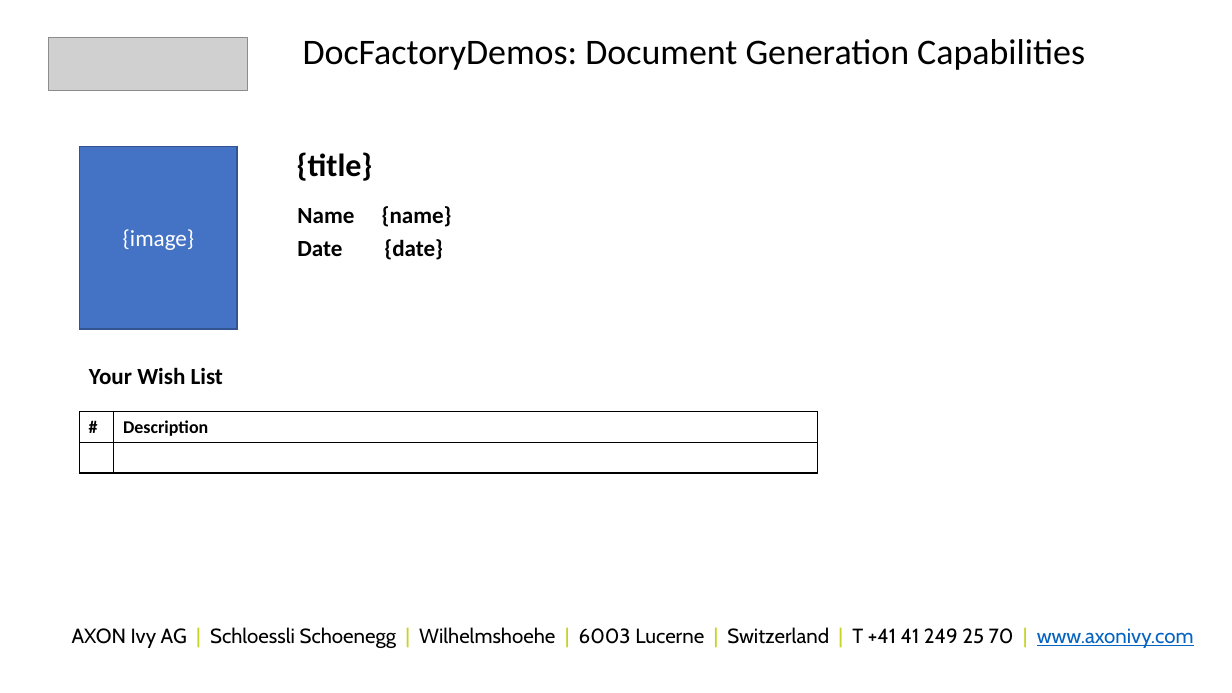
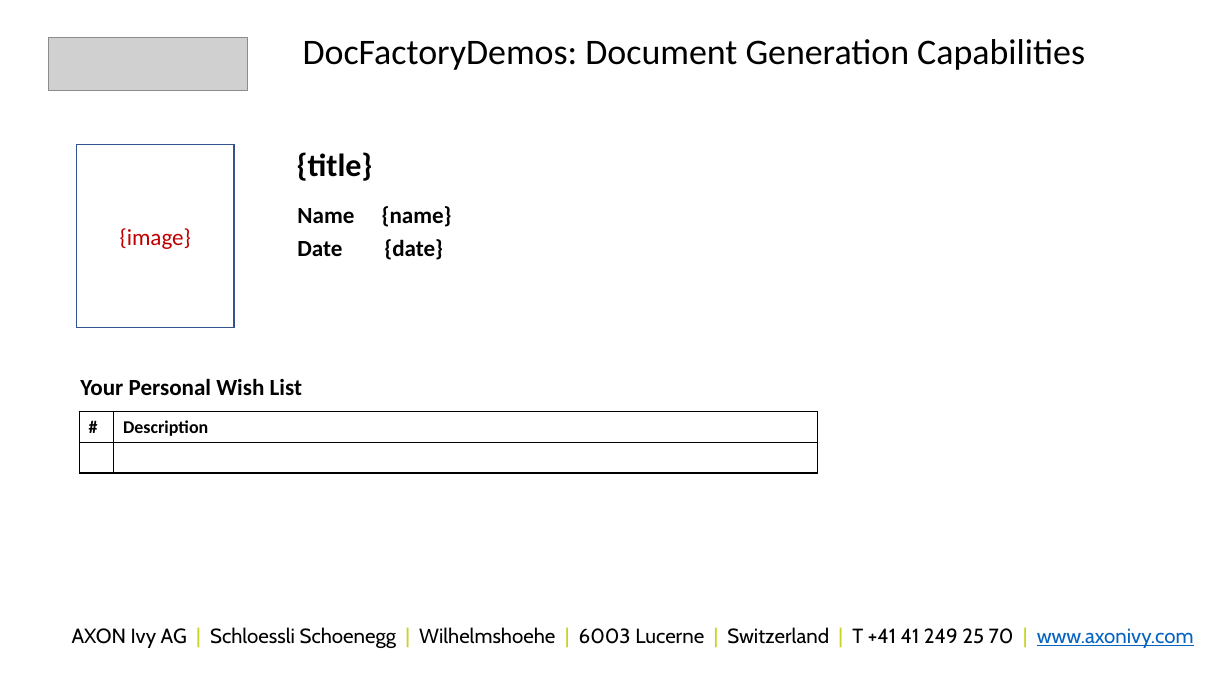
Before and after one commit to axonivy-market/doc-factory, a slide deck: slide 1 of ivyProjects/DocFactoryDemos/src/resources/myPowerPointTemplate.pptx. Drawn at 1232x693 pixels with LibreOffice and Linux fonts; fonts in the diff are those of the drawing; grey boxes stand for pictures. Boxes give left, top, right and bottom in pixels: in the first picture for what was removed or moved away, otherwise in the second. Text is boxed around its words. In the diff, an @@ line names an element or a change of style, - is before the commit and + after.

```diff
--- a/ivyProjects/DocFactoryDemos/src/resources/myPowerPointTemplate.pptx
+++ b/ivyProjects/DocFactoryDemos/src/resources/myPowerPointTemplate.pptx
@@ rectangle "{image}" at [77,145,234,327]: text colour #FFFFFF to #C00000; fill #4472C4 to #FFFFFF @@
@@ text at [80,378,302,395]: text changed @@
-Your Wish List
+Your Personal Wish List
```
Also in this commit, not shown: 19 other files.
